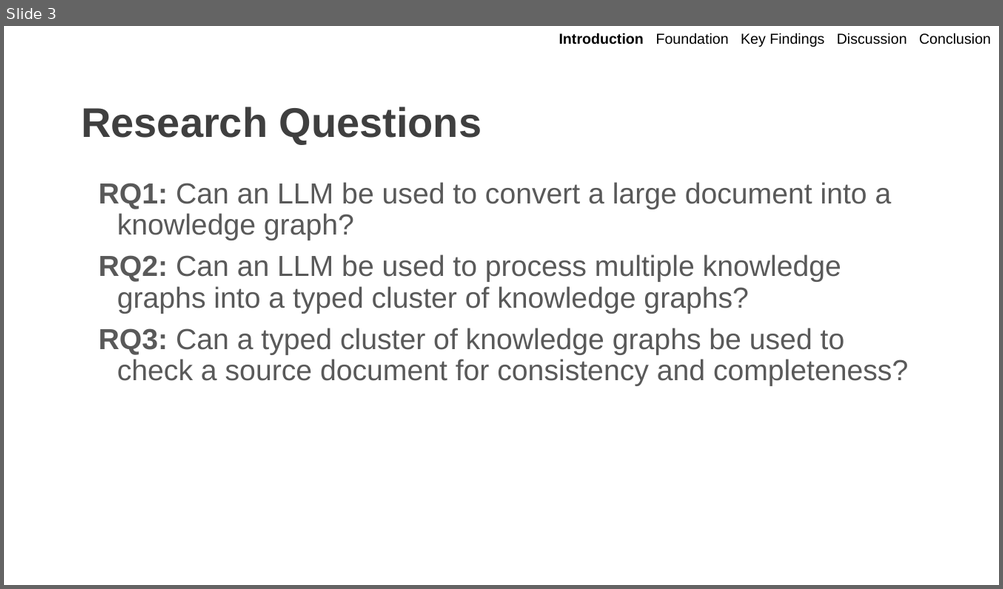
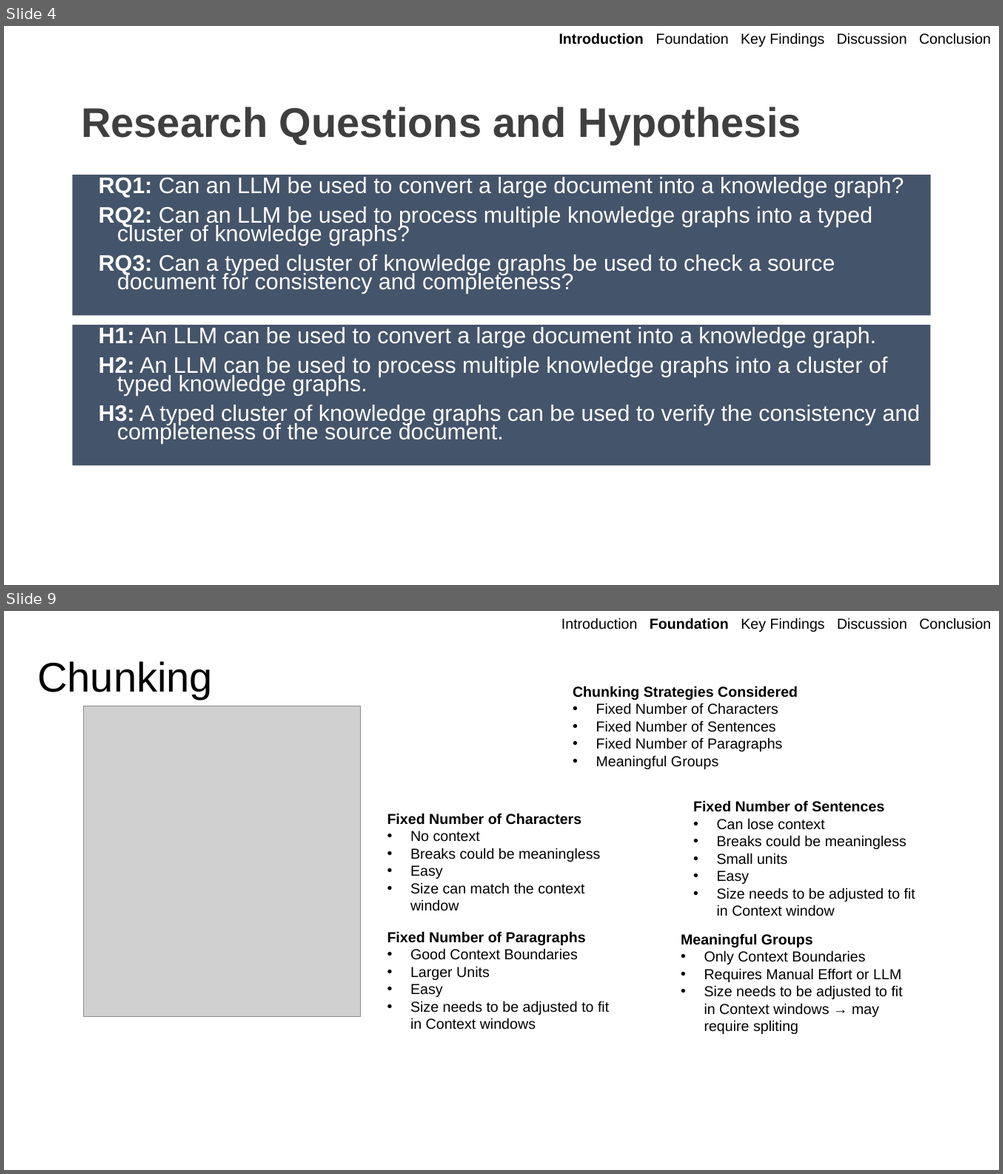
Before and after one commit to OwlSaver/GWU, a slide deck: Praxis/Defense/Wacey Praxis Defense.pptx. Shown one above the other, each under a label of ours: slide 3 before the commit, slides 4 and 9 after it; the slides between them are not shown. The pictures are 1003x589 and 1003x1174 pixels, drawn with LibreOffice and Linux fonts; fonts in the diff are those of the drawing; grey boxes stand for pictures; background and template pictures are left out. Boxes give left, top, right and bottom in pixels: in the first picture for what was removed or moved away, otherwise in the second. Text is boxed around its words. In the diff, an @@ line names an element or a change of style, - is before the commit and + after.

```diff
--- a/Praxis/Defense/Wacey Praxis Defense.pptx
+++ b/Praxis/Defense/Wacey Praxis Defense.pptx
@@ slide 9 added at [4,611,999,1170], background picture (left out) @@
@@ text added at [561,618,990,632], 14 pt, text #000000 @@
+Introduction Foundation Key Findings Discussion Conclusion
@@ text added at [37,661,212,699], 40 pt, text #000000 @@
+Chunking
@@ text added at [572,686,797,769], 14 pt, text #000000 @@
+Chunking Strategies Considered
+• Fixed Number of Characters
+• Fixed Number of Sentences
+• Fixed Number of Paragraphs
+• Meaningful Groups
@@ picture added at [83,706,361,1017] @@
@@ text added at [693,800,915,917], 14 pt, text #000000 @@
+Fixed Number of Sentences
+• Can lose context
+• Breaks could be meaningless
+• Small units
+• Easy
+• Size needs to be adjusted to fit in Context window
@@ text added at [387,813,600,911], 14 pt, text #000000 @@
+Fixed Number of Characters
+• No context
+• Breaks could be meaningless
+• Easy
+• Size can match the context window
@@ text added at [387,931,609,1030], 14 pt, text #000000 @@
+Fixed Number of Paragraphs
+• Good Context Boundaries
+• Larger Units
+• Easy
+• Size needs to be adjusted to fit in Context windows
@@ text added at [680,934,902,1034], 14 pt, text #000000 @@
+Meaningful Groups
+• Only Context Boundaries
+• Requires Manual Effort or LLM
+• Size needs to be adjusted to fit in Context windows → may require spliting
@@ what was slide 3 is now slide 4 @@
@@ slide 4 changed as well @@
@@ title at [81,107,801,144]: text changed @@
-Research Questions
+Research Questions and Hypothesis
@@ text "RQ1: Can an LLM be ...": place and size @@
-text "RQ1: Can an LLM be ..." at [99,182,908,386]
+text "RQ1: Can an LLM be ..." at [73,175,930,316]
@@ text "RQ1: Can an LLM be ..." at [73,175,930,316]: size 28 to 21.7 pt, text colour #595959 to #FFFFFF; line spacing 0.9 to 0.7; fill none to #44546A @@
@@ rectangle added at [73,325,930,466], fill #44546A, 21.7 pt, text #FFFFFF @@
+H1: An LLM can be used to convert a large document into a knowledge graph.
+H2: An LLM can be used to process multiple knowledge graphs into a cluster of typed knowledge graphs.
+H3: A typed cluster of knowledge graphs can be used to verify the consistency and completeness of the source document.
```
Also in this commit, not shown: 7 other slides changed, 18 other slides added, 4 slides removed, 1 other file.
